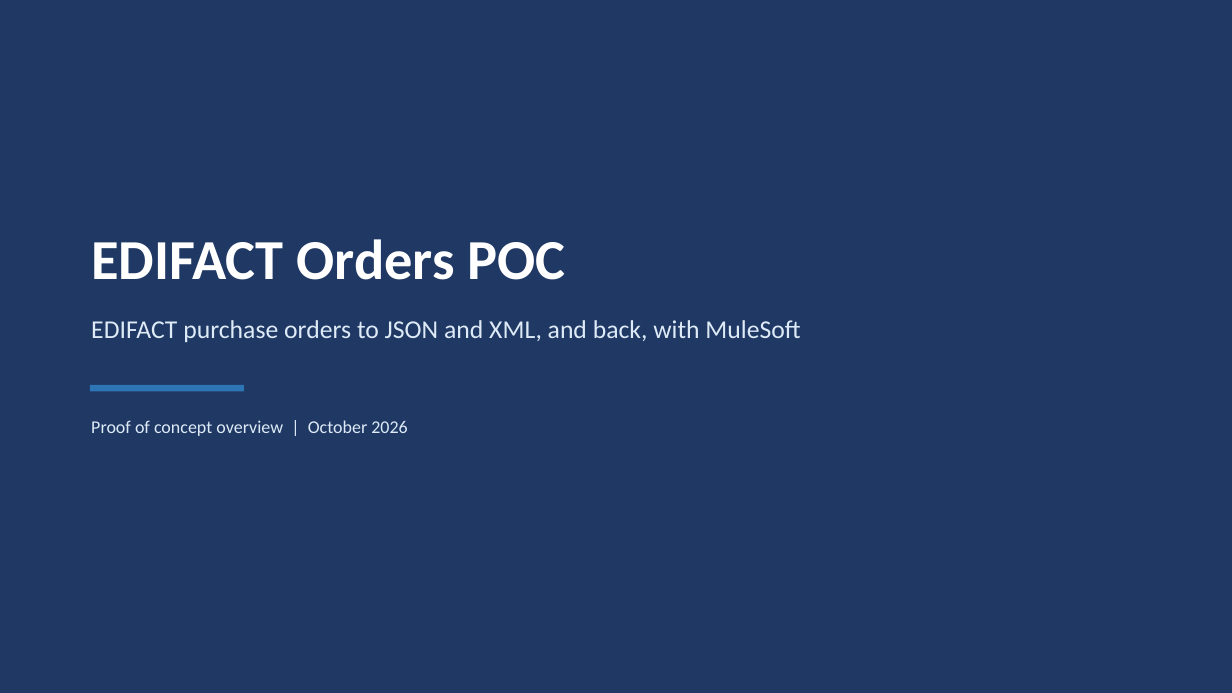
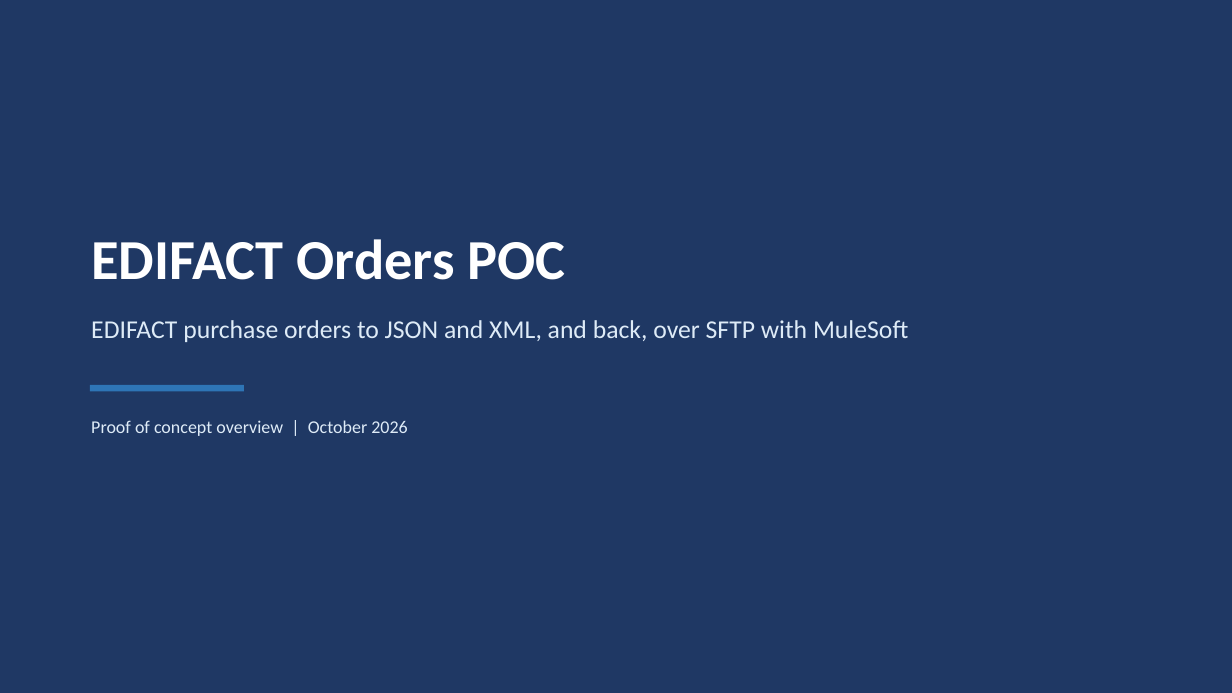
Before and after one commit to subhash-builds/edifact-orders-poc, a slide deck: slide 1 of EDIFACT-Orders-POC.pptx. Drawn at 1232x693 pixels with LibreOffice and Linux fonts; fonts in the diff are those of the drawing. Boxes give left, top, right and bottom in pixels: in the first picture for what was removed or moved away, otherwise in the second. Text is boxed around its words. In the diff, an @@ line names an element or a change of style, - is before the commit and + after.

```diff
--- a/EDIFACT-Orders-POC.pptx
+++ b/EDIFACT-Orders-POC.pptx
@@ text at box(91, 320, 908, 342): text changed @@
-EDIFACT purchase orders to JSON and XML, and back, with MuleSoft
+EDIFACT purchase orders to JSON and XML, and back, over SFTP with MuleSoft
```
Also in this commit, not shown: 8 other slides changed.
